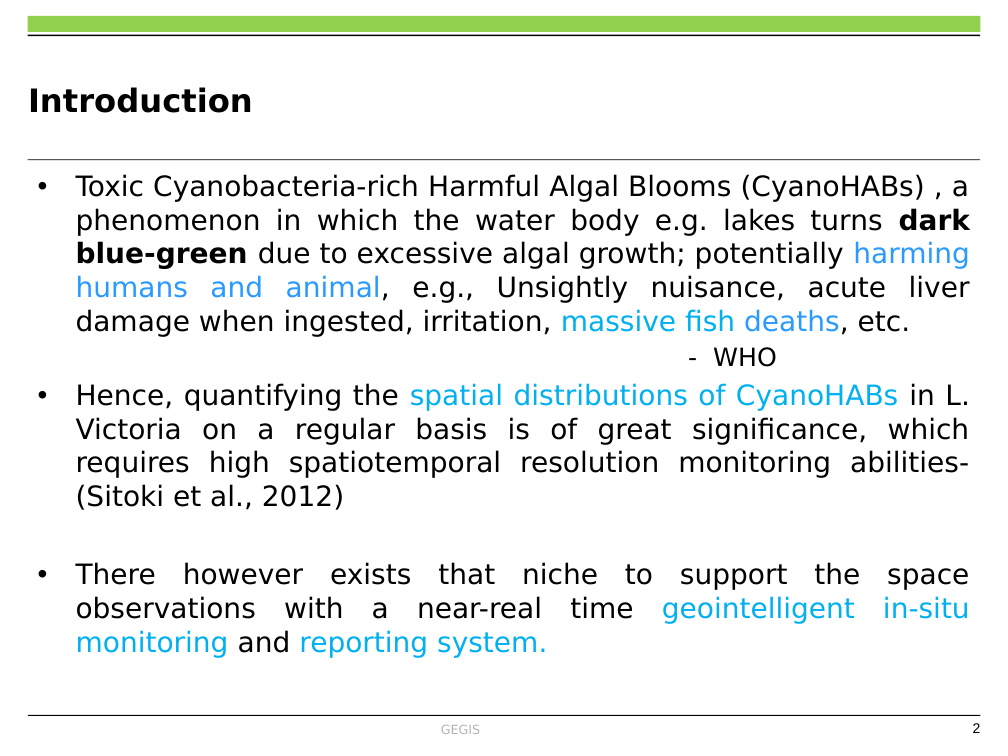
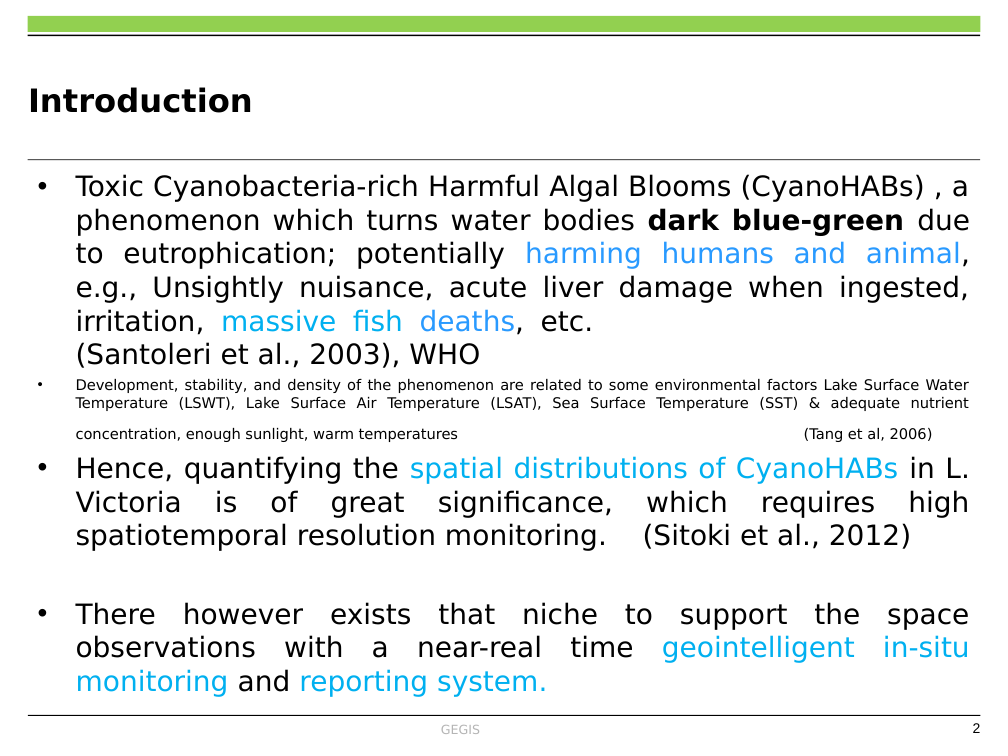
Before and after one commit to OkomoJacob/FinalYearProject, a slide deck: slide 2 of Dr. E Nduati, Superviser/Submissions/ENC222-0149_2017_OKOMO_JACOB_OKELLO_V3.pptx. Drawn at 1008x756 pixels with LibreOffice and Linux fonts; fonts in the diff are those of the drawing; background and template pictures are left out. Boxes give left, top, right and bottom in pixels: in the first picture for what was removed or moved away, otherwise in the second. Text is boxed around its words. In the diff, an @@ line names an element or a change of style, - is before the commit and + after.

```diff
--- a/Dr. E Nduati, Superviser/Submissions/ENC222-0149_2017_OKOMO_JACOB_OKELLO_V3.pptx
+++ b/Dr. E Nduati, Superviser/Submissions/ENC222-0149_2017_OKOMO_JACOB_OKELLO_V3.pptx
@@ text at (x1=76, y1=174, x2=970, y2=551): text changed @@
-• Toxic Cyanobacteria-rich Harmful Algal Blooms (CyanoHABs) , a phenomenon in which the water body e.g. lakes turns dark blue-green due to excessive algal growth; potentially harming humans and animal, e.g., Unsightly nuisance, acute liver damage when ingested, irritation, massive fish deaths, etc.
-                - WHO
-• Hence, quantifying the spatial distributions of CyanoHABs in L. Victoria on a regular basis is of great significance, which requires high spatiotemporal resolution monitoring abilities- (Sitoki et al., 2012)
+• Toxic Cyanobacteria-rich Harmful Algal Blooms (CyanoHABs) , a phenomenon which turns water bodies dark blue-green due to eutrophication; potentially harming humans and animal, e.g., Unsightly nuisance, acute liver damage when ingested, irritation, massive fish deaths, etc. (Santoleri et al., 2003), WHO
+• Development, stability, and density of the phenomenon are related to some environmental factors Lake Surface Water Temperature (LSWT), Lake Surface Air Temperature (LSAT), Sea Surface Temperature (SST) & adequate nutrient concentration, enough sunlight, warm temperatures (Tang et al, 2006)
+• Hence, quantifying the spatial distributions of CyanoHABs in L. Victoria is of great significance, which requires high spatiotemporal resolution monitoring. (Sitoki et al., 2012)
```
Also in this commit, not shown: 11 other slides changed, 2 slides added, 1 slide removed, 16 other files.
